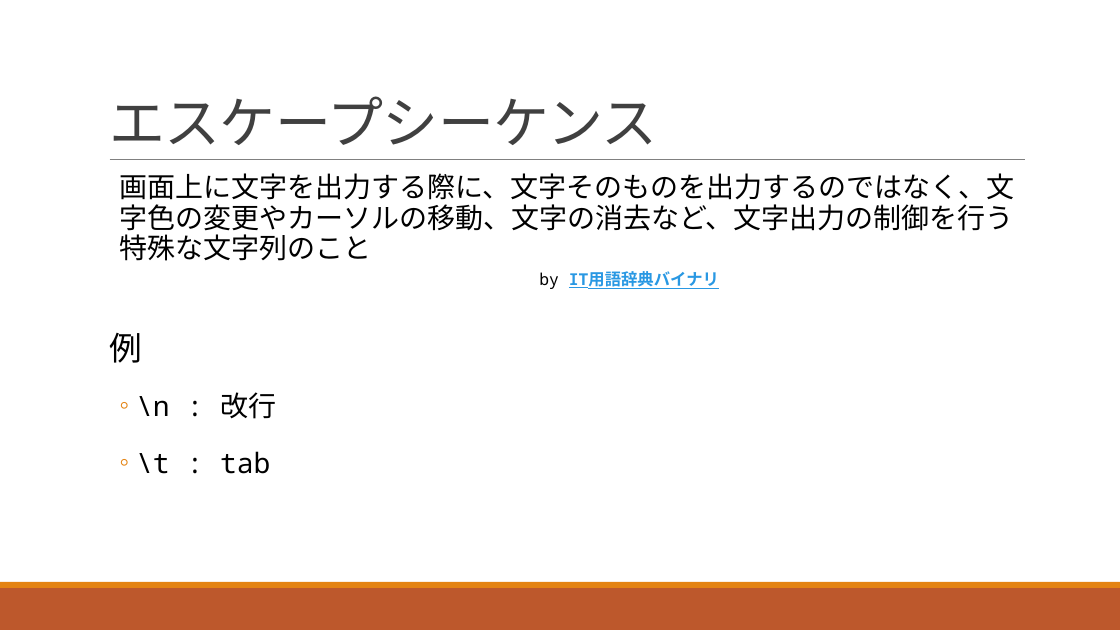
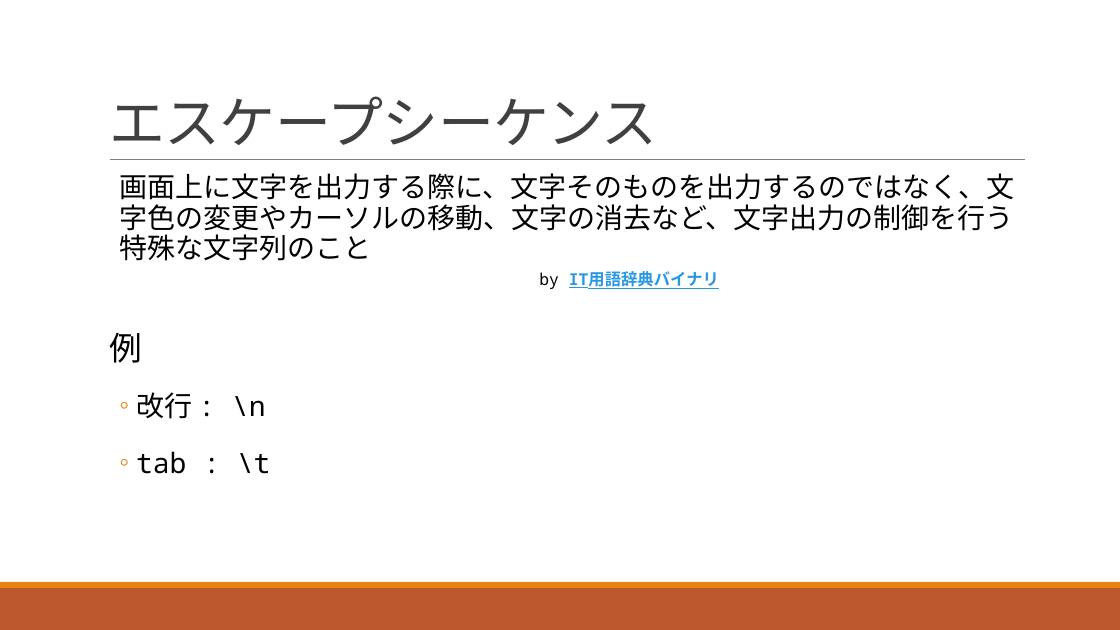
Before and after one commit to navy1634/Teach, a slide deck: slide 27 of 20230530/unit1.pptx (slide 18 before the commit). Drawn at 1120x630 pixels with LibreOffice and Linux fonts; fonts in the diff are those of the drawing. Boxes give left, top, right and bottom in pixels: in the first picture for what was removed or moved away, otherwise in the second. Text is boxed around its words. In the diff, an @@ line names an element or a change of style, - is before the commit and + after.

```diff
--- a/20230530/unit1.pptx
+++ b/20230530/unit1.pptx
@@ text at [136,392,271,474]: text changed @@
-  ◦ \n : 改行
-  ◦ \t : tab
+  ◦ 改行 : \n
+  ◦ tab : \t
```
Also in this commit, not shown: 10 other slides changed, 15 slides added, 1 slide removed, 2 other files.
